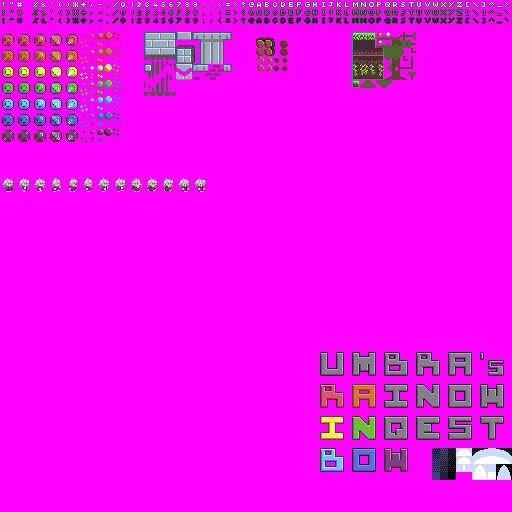
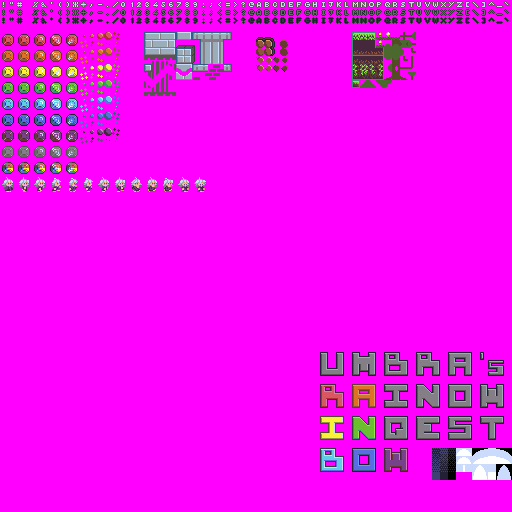
Before/after of a (512, 512) layered artwork. What changed in the layer stack:
painted on "new" over [2, 146, 78, 174]